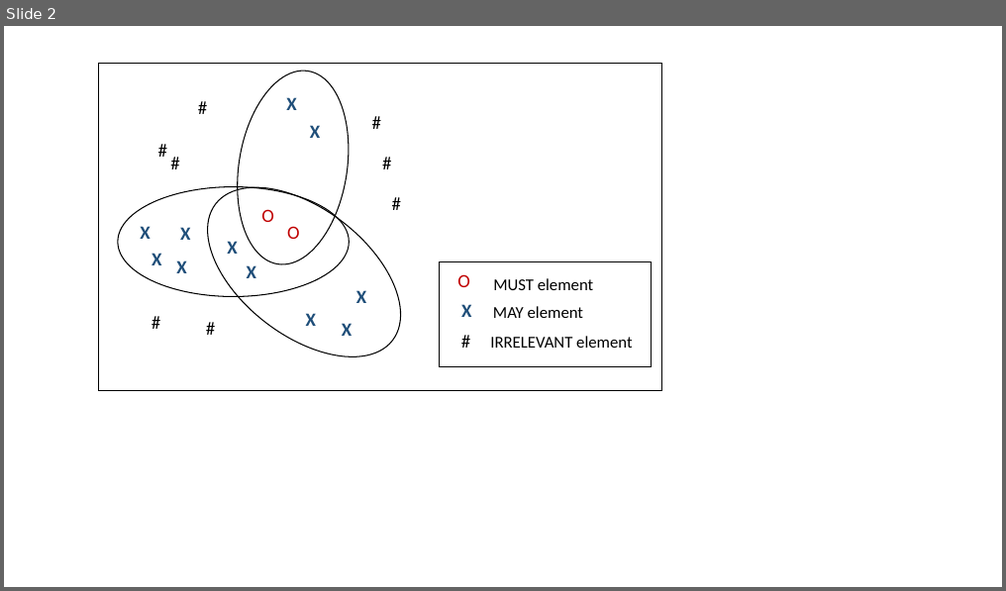
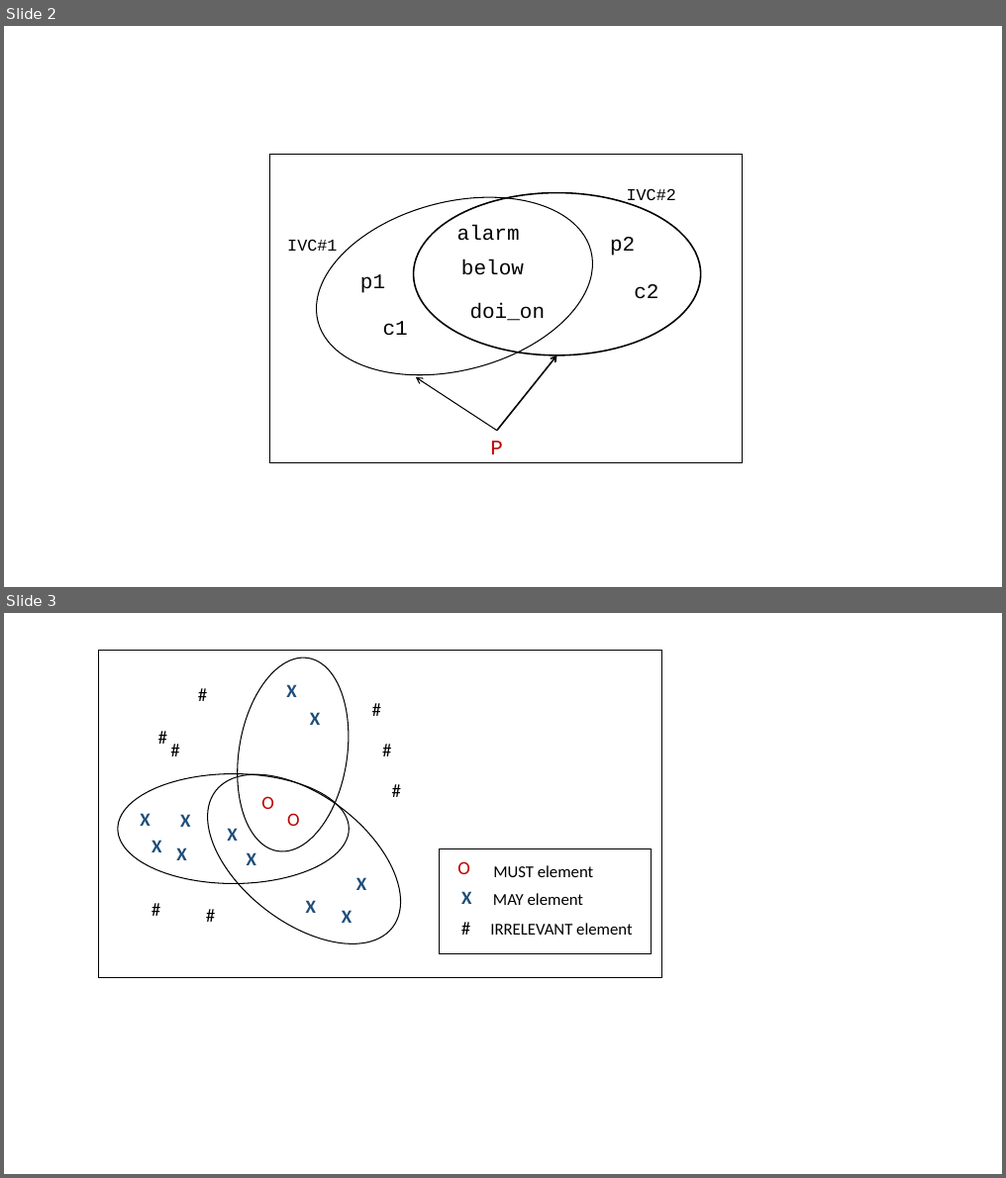
Before and after one commit to elaghs/Working, a slide deck: all_ivcs/all_ivcs_TEX/figs/figs.pptx. Shown one above the other, each under a label of ours: slide 2 before the commit, slides 2 and 3 after it. The pictures are 1006x591 and 1006x1178 pixels, drawn with LibreOffice and Linux fonts; fonts in the diff are those of the drawing. Boxes give left, top, right and bottom in pixels: in the first picture for what was removed or moved away, otherwise in the second. Text is boxed around its words. In the diff, an @@ line names an element or a change of style, - is before the commit and + after.

```diff
--- a/all_ivcs/all_ivcs_TEX/figs/figs.pptx
+++ b/all_ivcs/all_ivcs_TEX/figs/figs.pptx
@@ slide 2 added at (x1=4, y1=26, x2=1002, y2=587), background #FFFFFF @@
@@ rectangle added at (x1=270, y1=154, x2=743, y2=464), outline #000000 1 pt @@
@@ ellipse added at (x1=297, y1=170, x2=612, y2=403), outline #000000 1 pt @@
@@ ellipse added at (x1=413, y1=193, x2=701, y2=356), outline #000000 1.5 pt @@
@@ text added at (x1=627, y1=188, x2=676, y2=206), 16 pt, text #000000 @@
+IVC#2
@@ text added at (x1=457, y1=225, x2=520, y2=241), 20 pt, text #000000 @@
+alarm
@@ text added at (x1=287, y1=239, x2=337, y2=251), 16 pt, text #000000 @@
+IVC#1
@@ text added at (x1=461, y1=260, x2=524, y2=275), 20 pt, text #000000 @@
+below
@@ text added at (x1=610, y1=237, x2=635, y2=256), 20 pt, text #000000 @@
+p2
@@ text added at (x1=360, y1=274, x2=385, y2=293), 20 pt, text #000000 @@
+p1
@@ text added at (x1=634, y1=284, x2=658, y2=299), 20 pt, text #000000 @@
+c2
@@ text added at (x1=383, y1=321, x2=408, y2=336), 20 pt, text #000000 @@
+c1
@@ text added at (x1=470, y1=303, x2=546, y2=321), 20 pt, text #000000 @@
+doi_on
@@ arrow added from (497, 431) to (416, 377), #000000 1 pt @@
@@ arrow added from (497, 431) to (557, 356), #000000 1.5 pt @@
@@ text added at (x1=490, y1=441, x2=503, y2=455), 20 pt, text #C00000 @@
+P
@@ what was slide 2 is now slide 3 @@
```
Also in this commit, not shown: 35 other files.
